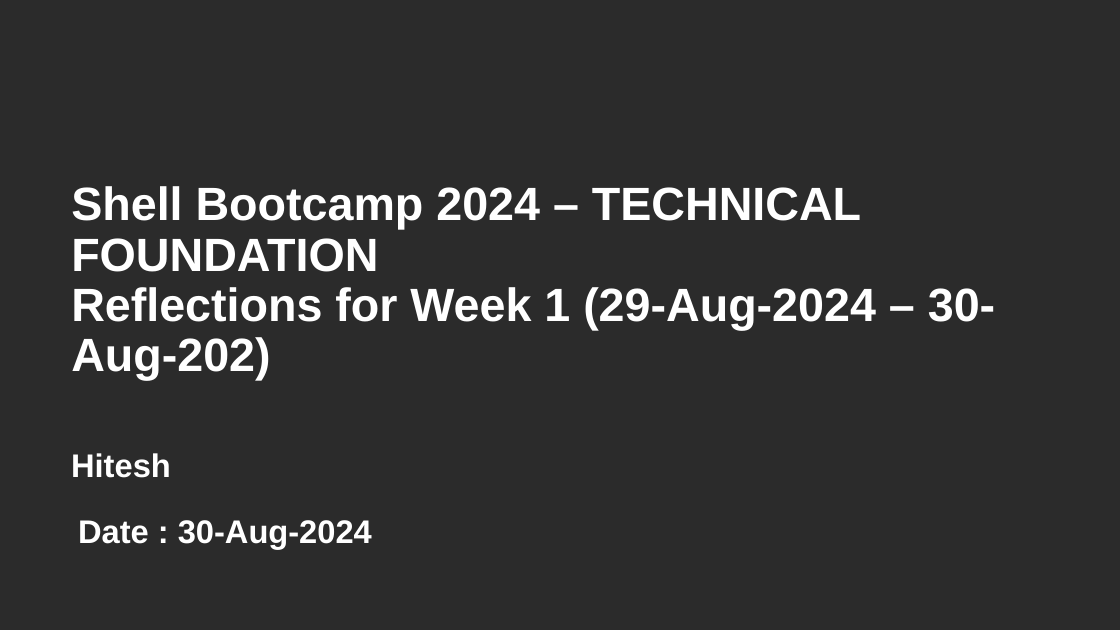
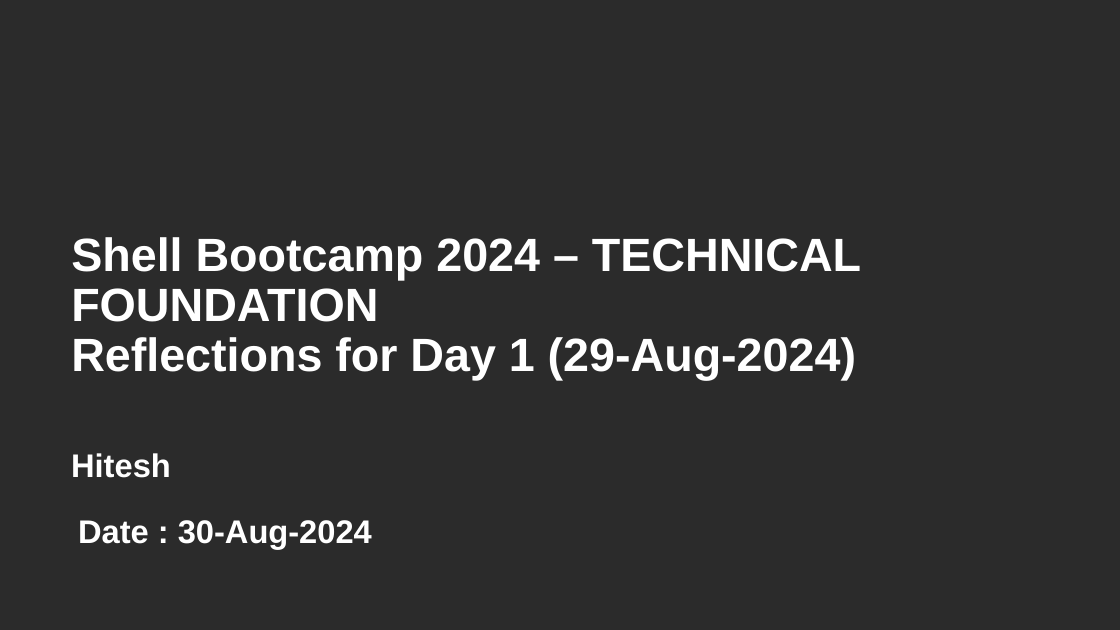
Before and after one commit to Hitesh-2020/Shell-Bootcamp-Journey-PPTs, a slide deck: slide 1 of HITESH TECHNICAL Day 1 Journey Book Template 2024.pptx. Drawn at 1120x630 pixels with LibreOffice and Linux fonts; fonts in the diff are those of the drawing; background and template pictures are left out; a plain dark background stands for a picture behind light text. Boxes give left, top, right and bottom in pixels: in the first picture for what was removed or moved away, otherwise in the second. Text is boxed around its words. In the diff, an @@ line names an element or a change of style, - is before the commit and + after.

```diff
--- a/HITESH TECHNICAL Day 1 Journey Book Template 2024.pptx
+++ b/HITESH TECHNICAL Day 1 Journey Book Template 2024.pptx
@@ text at <box>71,237,861,381</box>: text changed @@
-Shell Bootcamp 2024 – TECHNICAL FOUNDATION
-Reflections for Week 1 (29-Aug-2024 – 30-Aug-202)
+Shell Bootcamp 2024 – TECHNICAL FOUNDATION
+Reflections for Day 1 (29-Aug-2024)
```
